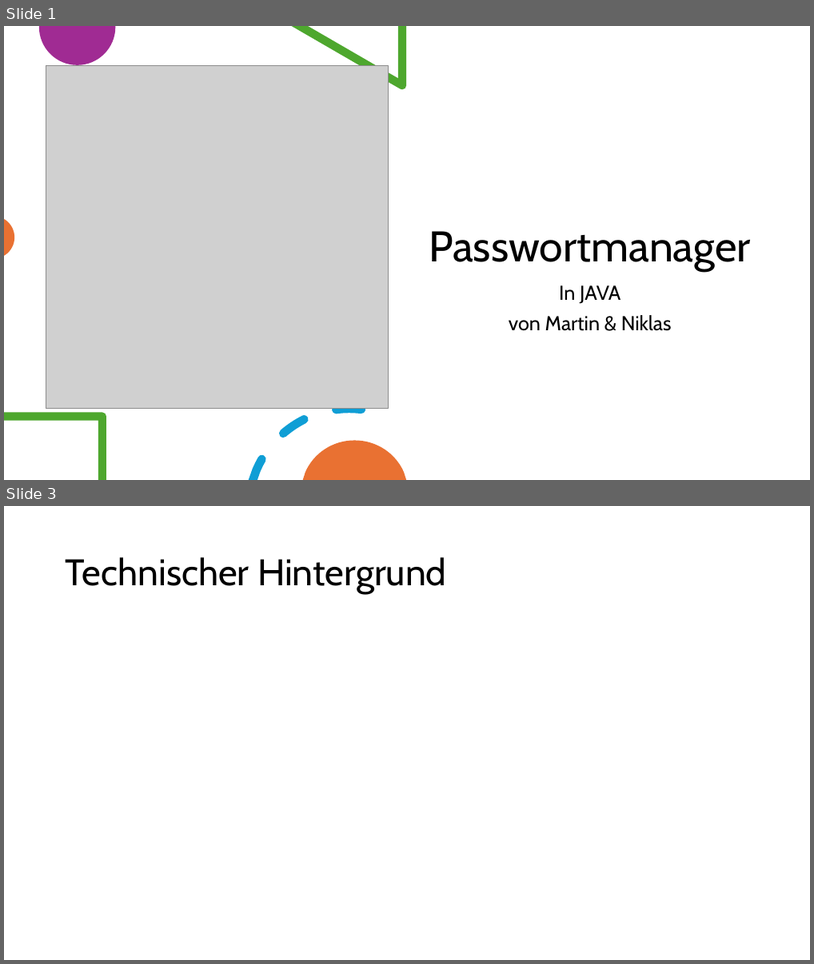
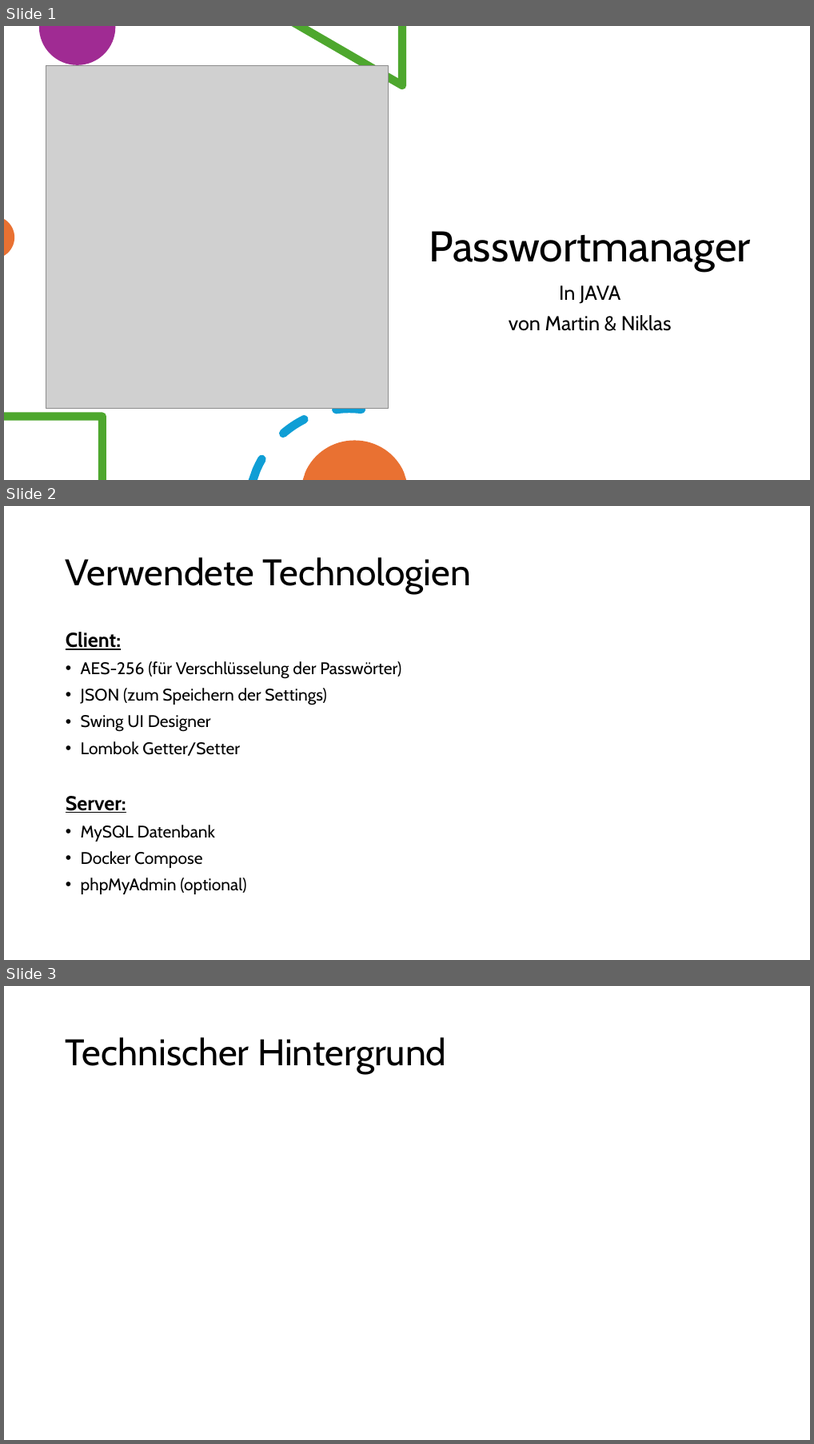
Before and after one commit to NykyTV/PasswortManager, a slide deck: pp/Presentation.pptx. Shown one above the other, each under a label of ours: slides 1 and 3 before the commit, slides 1, 2 and 3 after it; the slides between them are not shown. The pictures are 814x964 and 814x1444 pixels, drawn with LibreOffice and Linux fonts; fonts in the diff are those of the drawing; grey boxes stand for pictures. Boxes give left, top, right and bottom in pixels: in the first picture for what was removed or moved away, otherwise in the second. Text is boxed around its words. In the diff, an @@ line names an element or a change of style, - is before the commit and + after.

```diff
--- a/pp/Presentation.pptx
+++ b/pp/Presentation.pptx
@@ slide 2 added at (4,506,810,960), background #FFFFFF @@
@@ title added at (66,557,471,594), 44 pt, text #000000 @@
+Verwendete Technologien
@@ text added at (66,632,402,894), 20 pt, text #000000 @@
+Client:
+• AES-256 (für Verschlüsselung der Passwörter)
+• JSON (zum Speichern der Settings)
+• Swing UI Designer
+• Lombok Getter/Setter
+Server:
+• MySQL Datenbank
+• Docker Compose
+• phpMyAdmin (optional)
```
Also in this commit, not shown: 1 slide removed.
